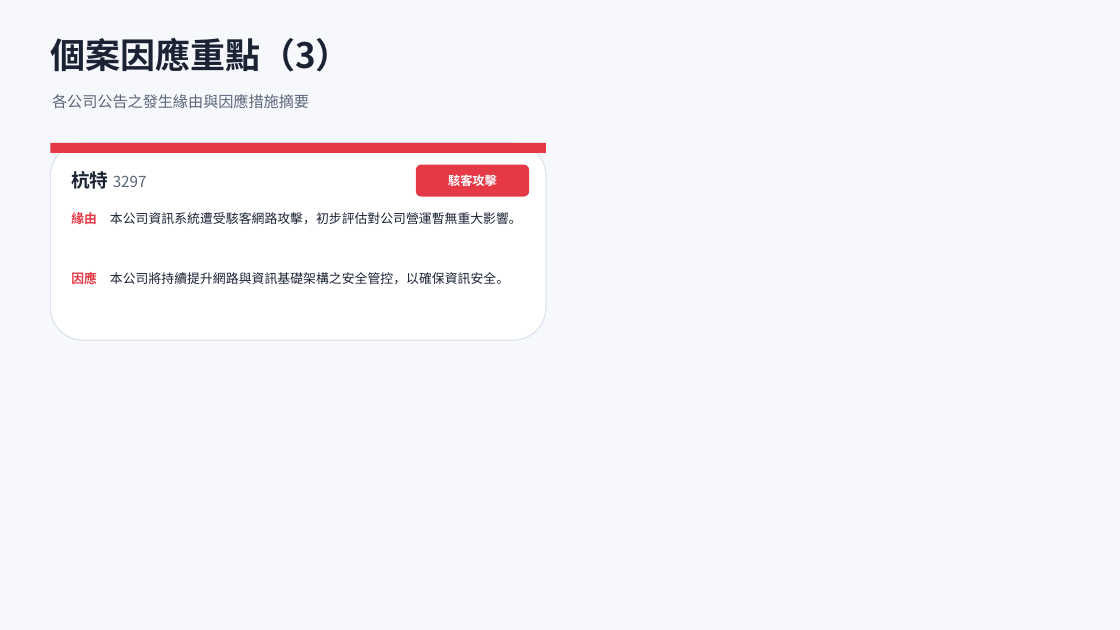
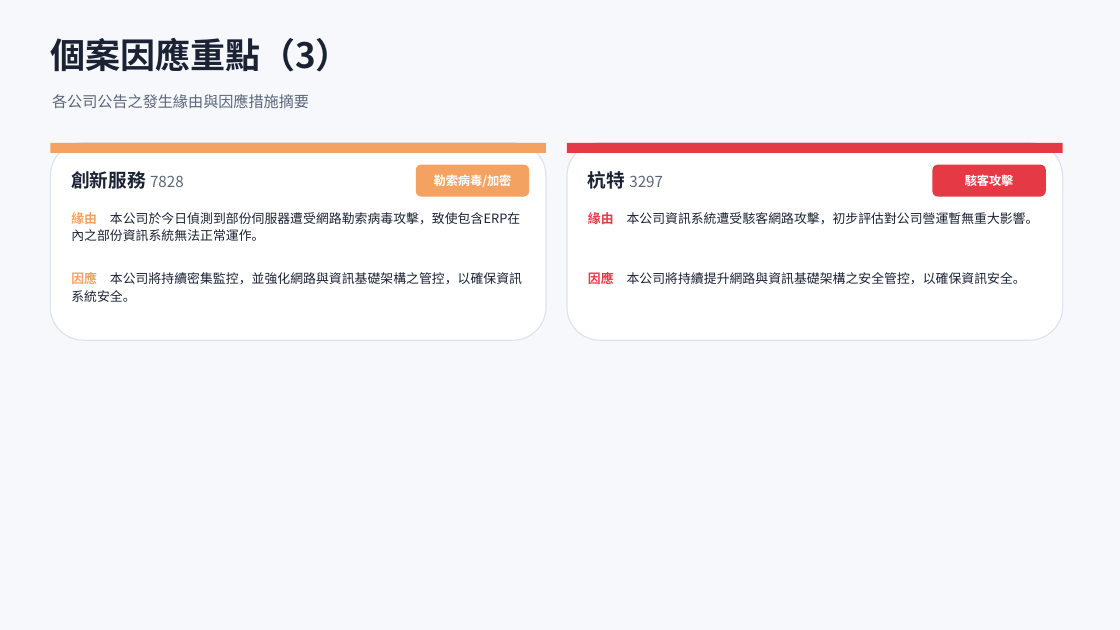
Before and after one commit to Johnnylin77/mops-isec-monitor, a slide deck: slide 8 of 資安事件因應分析.pptx. Drawn at 1120x630 pixels with LibreOffice and Linux fonts; fonts in the diff are those of the drawing. Boxes give left, top, right and bottom in pixels: in the first picture for what was removed or moved away, otherwise in the second. Text is boxed around its words. In the diff, an @@ line names an element or a change of style, - is before the commit and + after.

```diff
--- a/資安事件因應分析.pptx
+++ b/資安事件因應分析.pptx
@@ rectangle at box(50, 143, 546, 153): fill #E63946 to #F4A261 @@
@@ rounded rectangle added at box(567, 143, 1063, 340), fill #FFFFFF, outline #DDE3EE 1 pt @@
@@ rectangle added at box(567, 143, 1063, 153), fill #E63946 @@
@@ text at box(71, 168, 184, 193): text changed; size 13 to 16 pt; text colour #5C6679 to #1A2233; bold on @@
-杭特 3297
+創新服務 7828
@@ rounded rectangle at box(416, 165, 529, 197): fill #E63946 to #F4A261 @@
@@ text at box(434, 175, 512, 187): text changed @@
-駭客攻擊
+勒索病毒/加密
@@ text added at box(588, 171, 663, 189), 13 pt, text #5C6679 @@
+杭特 3297
@@ rounded rectangle added at box(933, 165, 1046, 197), fill #E63946 @@
@@ text added at box(965, 175, 1014, 186), 10.5 pt, text #FFFFFF, bold @@
+駭客攻擊
@@ text at box(71, 212, 520, 241): text changed @@
-緣由 本公司資訊系統遭受駭客網路攻擊，初步評估對公司營運暫無重大影響。
+緣由 本公司於今日偵測到部份伺服器遭受網路勒索病毒攻擊，致使包含ERP在內之部份資訊系統無法正常運作。
@@ text added at box(588, 212, 1039, 224), 11 pt, text #1A2233 @@
+緣由 本公司資訊系統遭受駭客網路攻擊，初步評估對公司營運暫無重大影響。
@@ text at box(71, 272, 522, 302): text changed @@
-因應 本公司將持續提升網路與資訊基礎架構之安全管控，以確保資訊安全。
+因應 本公司將持續密集監控，並強化網路與資訊基礎架構之管控，以確保資訊系統安全。
@@ text added at box(588, 272, 1026, 284), 11 pt, text #1A2233 @@
+因應 本公司將持續提升網路與資訊基礎架構之安全管控，以確保資訊安全。
```
Also in this commit, not shown: 6 other slides changed, 2 other files.
